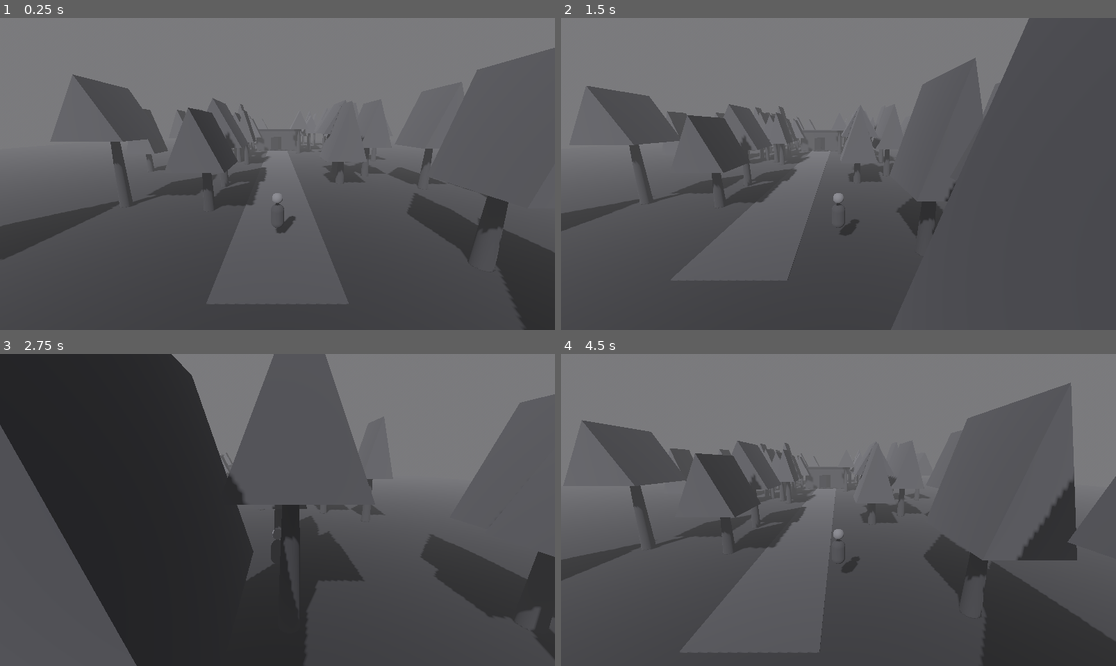
Above: before the commit, frames 1-4 (two rows, left to right).
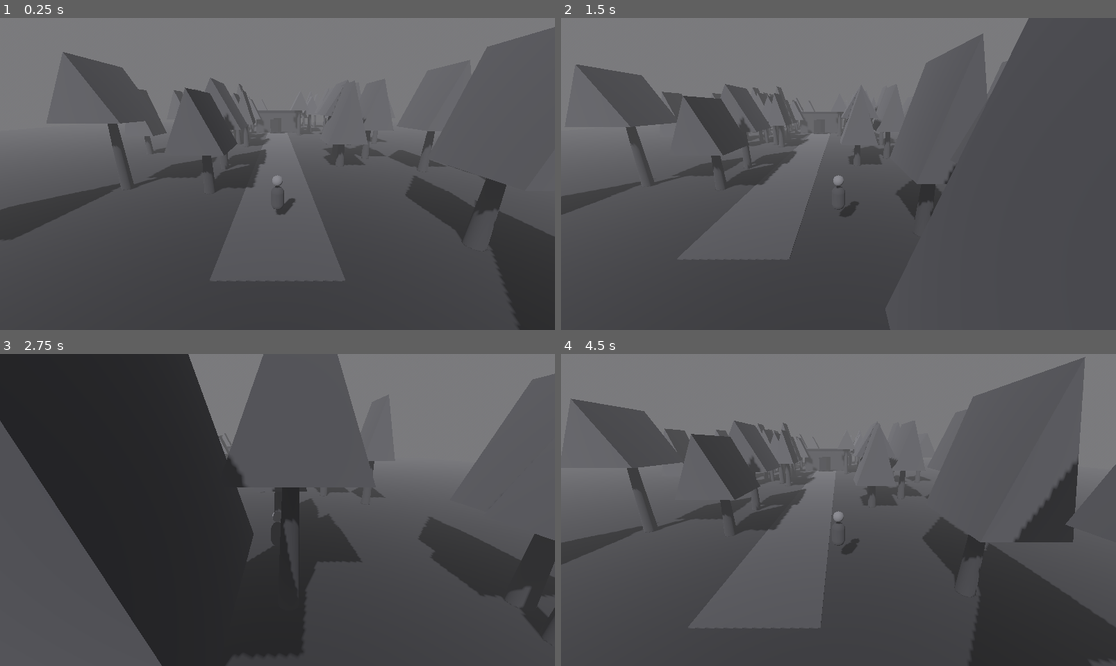
Above: after the commit, the same moments.

Repository: leto98/Monochrome
Game: Godot game, scene res://scenes/main.tscn
The game is run twice, just before and just after one commit, with the same random seed, the same clock (stepped at 60 frames per second) and the same inputs.
Inputs:
- Up to frame 1 (0.25 s): no input
- Up to frame 2 (1.5 s): tap Enter at 0.5 s; hold D 0.53-1.28 s; tap E at 0.6 s; tap Space at 0.77 s; hold S from 1.28 s (still down); tap Shift at 1.35 s
- Up to frame 3 (2.75 s): tap Space at 1.52 s; release S at 2.03 s; hold D from 2.03 s (still down); tap E at 2.1 s
- Up to frame 4 (4.5 s): release D at 2.78 s; hold W 2.78-3.53 s; tap Shift at 2.85, 4.35 s; tap Space at 3.02, 3.77 s; hold A from 3.53 s (still down); tap E at 3.6 s

The runs differ from the first frame. In frame 1, 11% of the frame differs, in the area x 0-100%, y 2-100%; in frame 2, 8.5%; in frame 3, 7.5%; in frame 4, 13%, in the area x 0-100%, y 0-100%.
Error before the commit: Cannot call method 'look_at' on a null value. (res://scripts/player.gd:11)

Commit message:
Fix player setup order before starting scene

Diff:
--- a/scripts/main.gd
+++ b/scripts/main.gd
@@ -165,7 +165,6 @@
 	player.name = "Boy"
 	player.position = Vector3(0, 0.95, 5.0)
 	player.set_script(load("res://scripts/player.gd"))
-	add_child(player)
 
 	var skin := _mat(Color(0.48, 0.48, 0.49))
 	var clothes := _mat(Color(0.25, 0.25, 0.26))
@@ -202,6 +201,7 @@
 	camera.current = true
 	player.add_child(camera)
 	camera.look_at(player.global_position + Vector3(0, 0.5, -4), Vector3.UP)
+	add_child(player)
 
 func _create_ui() -> void:
 	var layer := CanvasLayer.new()
